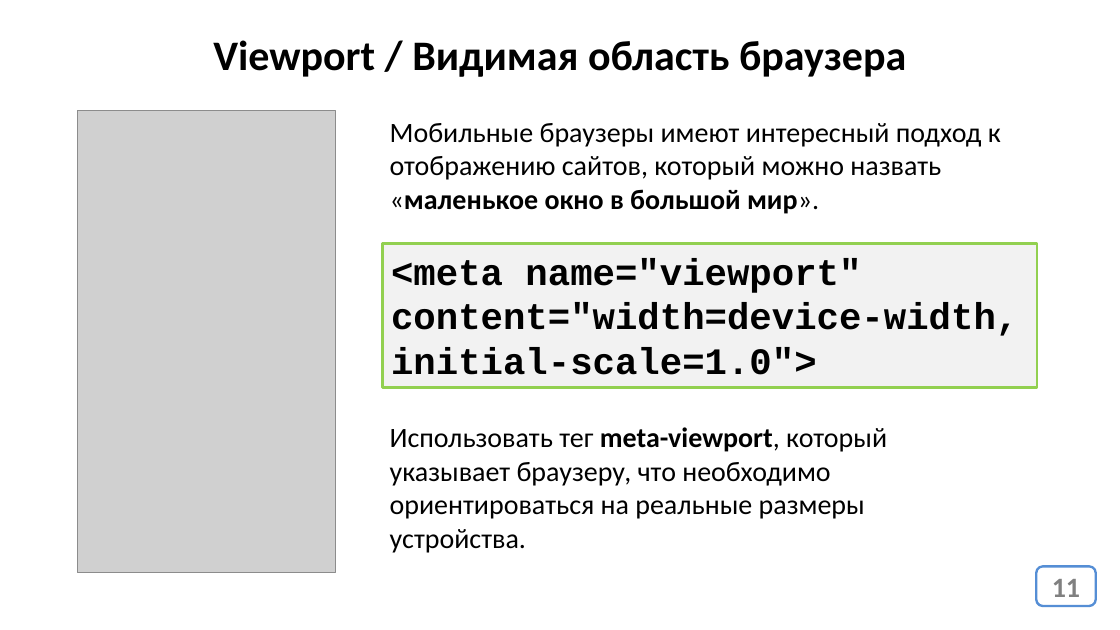
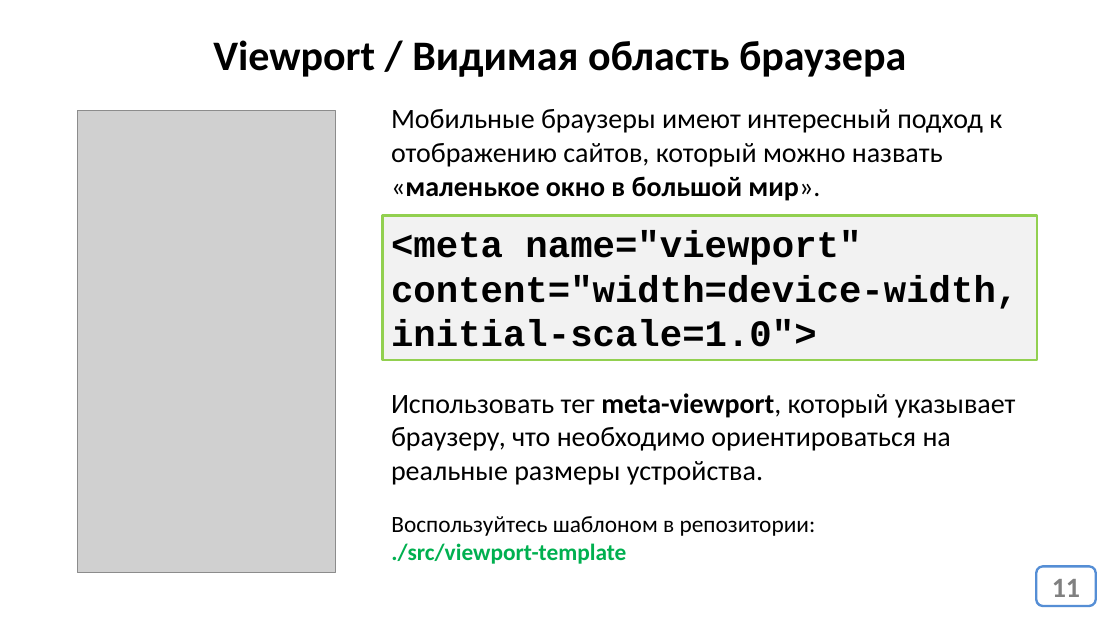
Before and after one commit to web36-ortdnipro/lesson13, a slide deck: slide 11 of lesson13.pptx. Drawn at 1120x630 pixels with LibreOffice and Linux fonts; fonts in the diff are those of the drawing; grey boxes stand for pictures. Boxes give left, top, right and bottom in pixels: in the first picture for what was removed or moved away, otherwise in the second. Text is boxed around its words. In the diff, an @@ line names an element or a change of style, - is before the commit and + after.

```diff
--- a/lesson13.pptx
+++ b/lesson13.pptx
@@ text "Мобильные браузеры имеют интересный подход ..." moved from (x1=390, y1=123, x2=1001, y2=214) to (x1=391, y1=109, x2=1002, y2=201) @@
@@ rectangle "<meta name="viewport" content="width=device-width, initial-s ..." moved from (x1=383, y1=244, x2=1038, y2=388) to (x1=383, y1=216, x2=1038, y2=360) @@
@@ text "Использовать тег meta-viewport, который указывает ..." rewrapped from (x1=390, y1=427, x2=887, y2=553) to (x1=391, y1=393, x2=1016, y2=485) @@
@@ text added at (x1=391, y1=516, x2=816, y2=564), 20 pt, text #000000 @@
+Воспользуйтесь шаблоном в репозитории:
+./src/viewport-template
```
Also in this commit, not shown: 7 other files.
